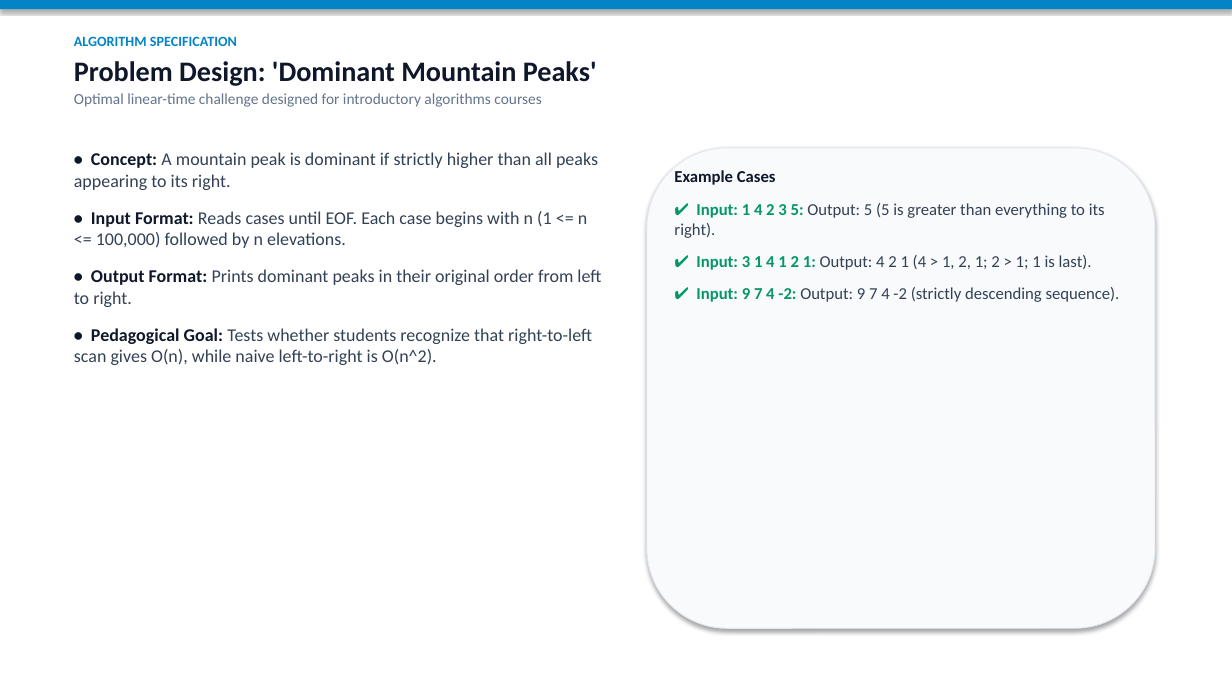
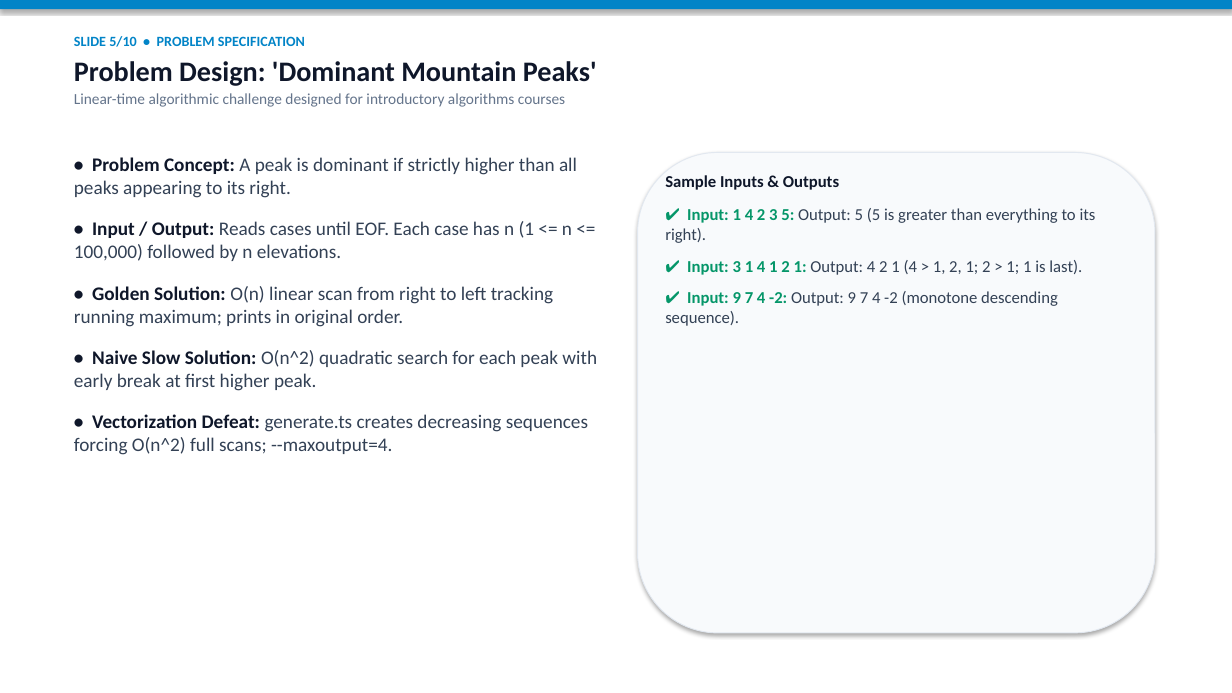
Before and after one commit to SuisSanem000/jutge-private, a slide deck: slide 5 of work/01-meeting-presentation-and-demo-20261112/meeting-summary-presentation.pptx (slide 11 before the commit). Drawn at 1232x693 pixels with LibreOffice and Linux fonts; fonts in the diff are those of the drawing. Boxes give left, top, right and bottom in pixels: in the first picture for what was removed or moved away, otherwise in the second. Text is boxed around its words. In the diff, an @@ line names an element or a change of style, - is before the commit and + after.

```diff
--- a/work/01-meeting-presentation-and-demo-20261112/meeting-summary-presentation.pptx
+++ b/work/01-meeting-presentation-and-demo-20261112/meeting-summary-presentation.pptx
@@ text at bbox=[74, 36, 305, 47]: text changed @@
-ALGORITHM SPECIFICATION
+SLIDE 5/10 • PROBLEM SPECIFICATION
@@ text at bbox=[74, 93, 565, 107]: text changed @@
-Optimal linear-time challenge designed for introductory algorithms courses
+Linear-time algorithmic challenge designed for introductory algorithms courses
@@ text at bbox=[74, 157, 597, 455]: text changed; size 14 to 15 pt @@
-• Concept: A mountain peak is dominant if strictly higher than all peaks appearing to its right.
-• Input Format: Reads cases until EOF. Each case begins with n (1 <= n <= 100,000) followed by n elevations.
-• Output Format: Prints dominant peaks in their original order from left to right.
-• Pedagogical Goal: Tests whether students recognize that right-to-left scan gives O(n), while naive left-to-right is O(n^2).
+• Problem Concept: A peak is dominant if strictly higher than all peaks appearing to its right.
+• Input / Output: Reads cases until EOF. Each case has n (1 <= n <= 100,000) followed by n elevations.
+• Golden Solution: O(n) linear scan from right to left tracking running maximum; prints in original order.
+• Naive Slow Solution: O(n^2) quadratic search for each peak with early break at first higher peak.
+• Vectorization Defeat: generate.ts creates decreasing sequences forcing O(n^2) full scans; --maxoutput=4.
@@ rounded rectangle: place and size @@
-rounded rectangle at bbox=[647, 148, 1155, 628]
+rounded rectangle at bbox=[638, 152, 1155, 633]
@@ text at bbox=[665, 175, 839, 190]: text changed @@
-Example Cases
+Sample Inputs & Outputs
@@ text "Sample Inputs & Outputs": place and size @@
-text "Sample Inputs & Outputs" at bbox=[674, 170, 1120, 302]
+text "Sample Inputs & Outputs" at bbox=[665, 175, 1096, 326]
@@ text at bbox=[665, 291, 1058, 326]: text changed @@
-✔ Input: 9 7 4 -2: Output: 9 7 4 -2 (strictly descending sequence).
+✔ Input: 9 7 4 -2: Output: 9 7 4 -2 (monotone descending sequence).
```
Also in this commit, not shown: 4 other slides changed, 5 slides added, 25 slides removed, 4 other files.
